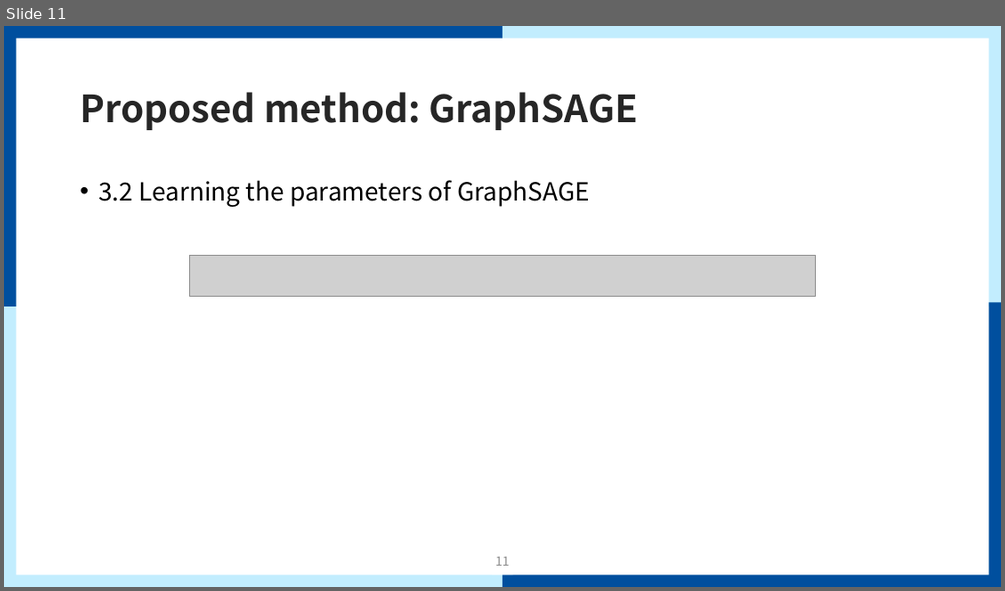
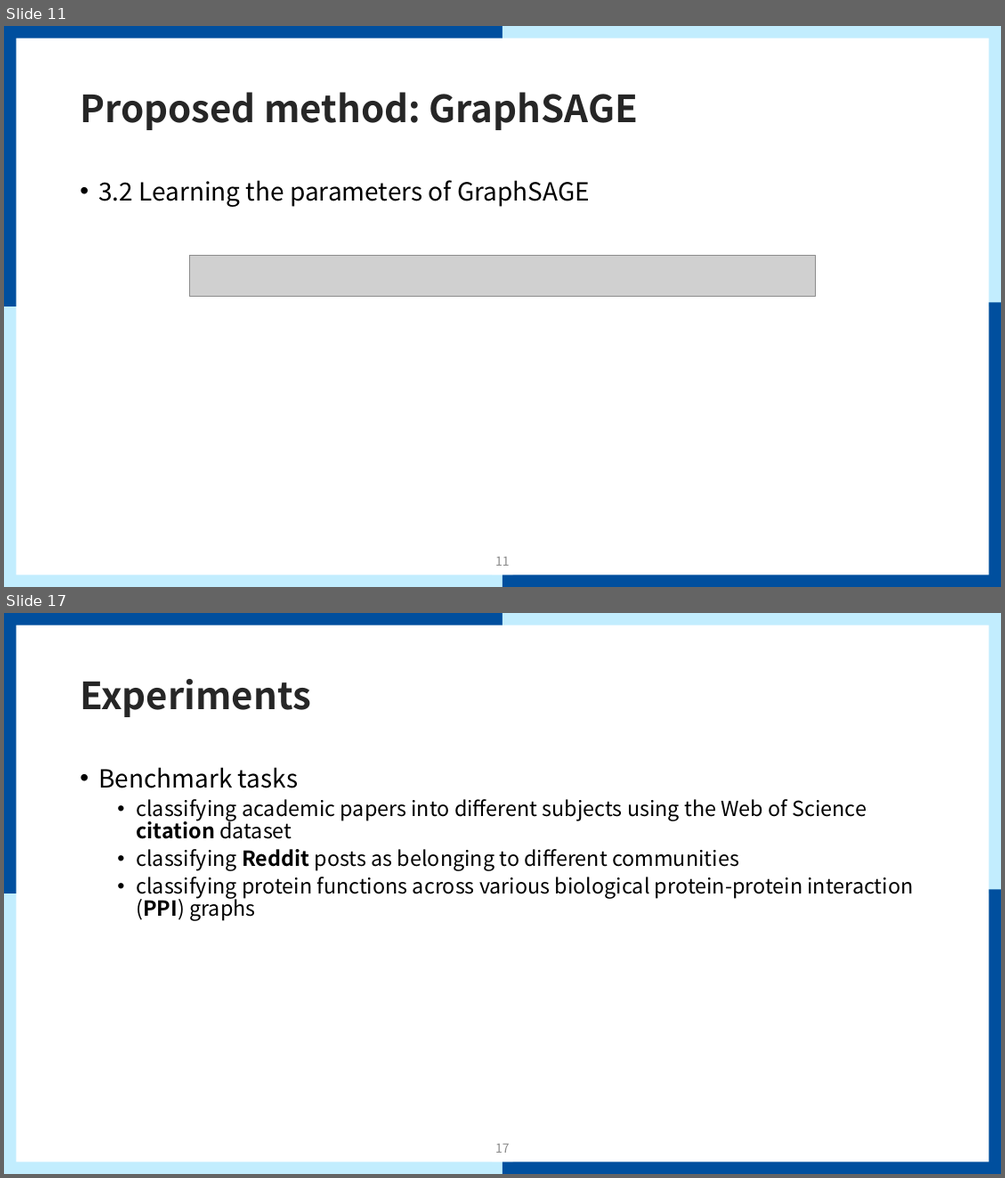
Before and after one commit to mmvv11/GraduateStudies, a slide deck: papers/review/GraphSAGE Review.pptx. Shown one above the other, each under a label of ours: slide 11 before the commit, slides 11 and 17 after it; the slides between them are not shown. The pictures are 1005x591 and 1005x1178 pixels, drawn with LibreOffice and Linux fonts; fonts in the diff are those of the drawing; grey boxes stand for pictures; background and template pictures are left out. Boxes give left, top, right and bottom in pixels: in the first picture for what was removed or moved away, otherwise in the second. Text is boxed around its words. In the diff, an @@ line names an element or a change of style, - is before the commit and + after.

Commit message:
GraphSAGE 리뷰 완성

```diff
--- a/papers/review/GraphSAGE Review.pptx
+++ b/papers/review/GraphSAGE Review.pptx
@@ slide 17 added at bbox=[4, 613, 1001, 1174], background #FFFFFF; not listed: 9 template elements that a slide beside it also shows @@
@@ title added at bbox=[80, 679, 311, 717], 36 pt, text #262626, bold @@
+Experiments
@@ text added at bbox=[98, 767, 914, 921], 20 pt, text #000000 @@
+• Benchmark tasks
+  • classifying academic papers into different subjects using the Web of Science citation dataset
+  • classifying Reddit posts as belonging to different communities
+  • classifying protein functions across various biological protein-protein interaction (PPI) graphs
@@ page number added at bbox=[495, 1143, 510, 1152], 12 pt, text #8C8C8C @@
+17
```
Also in this commit, not shown: 2 slides changed, 12 other slides added.
